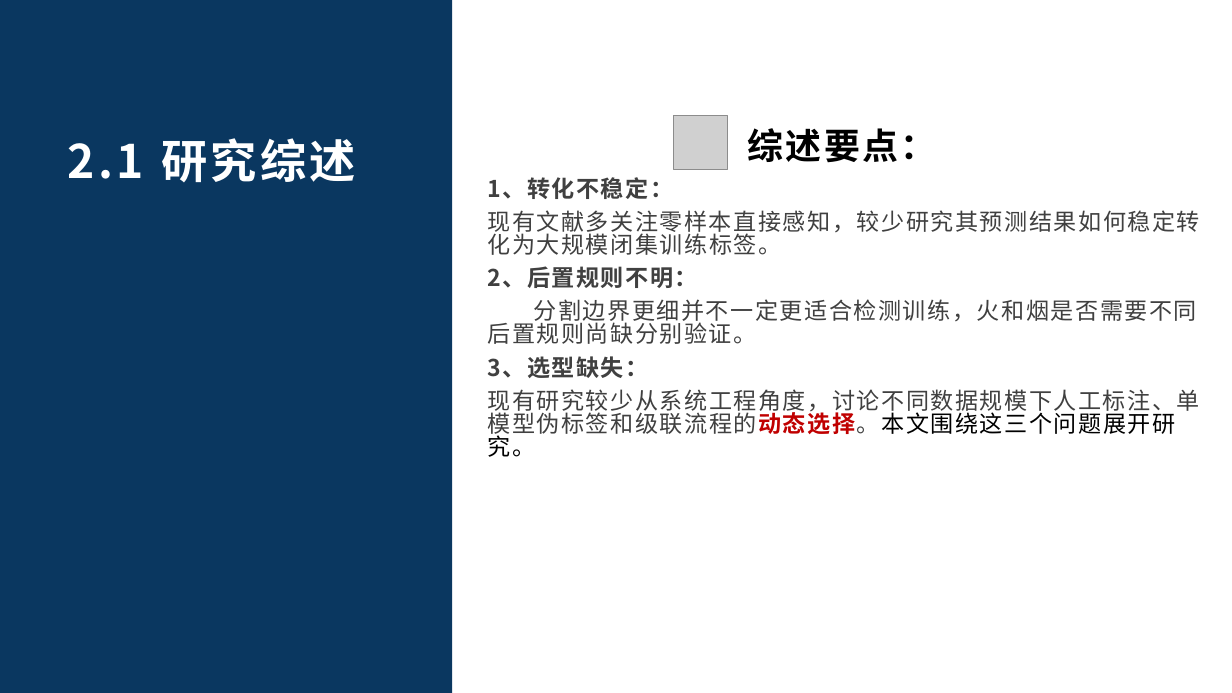
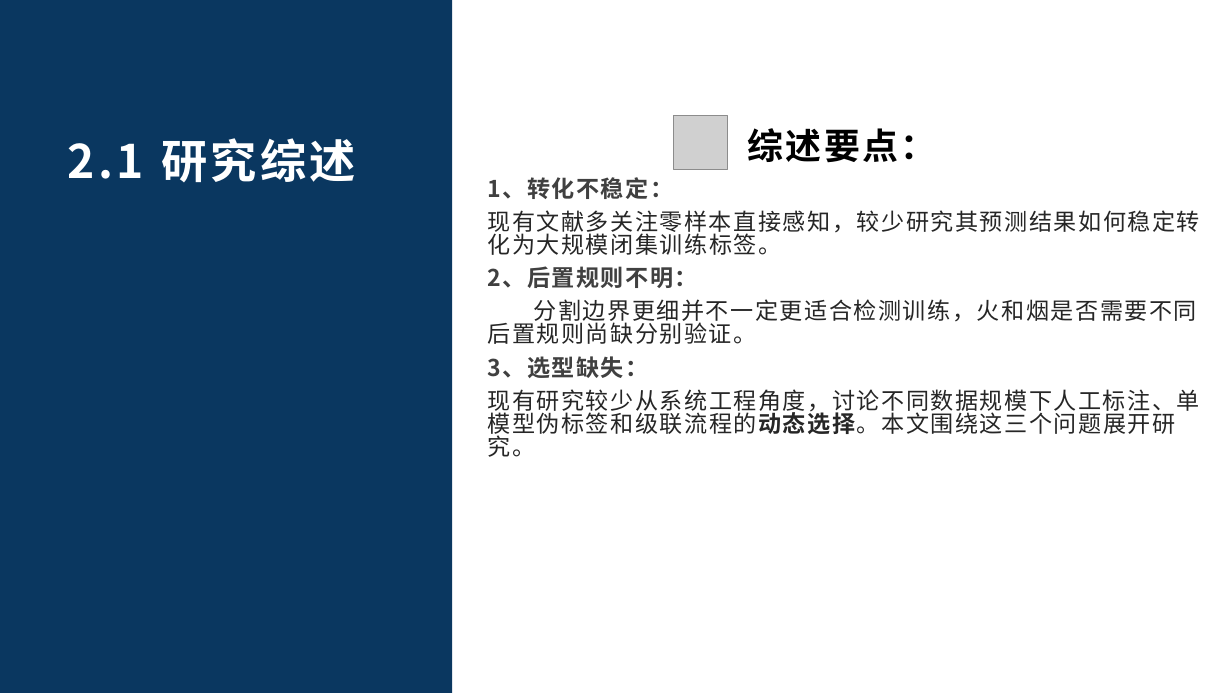
Before and after one commit to xiuli0923/paper, a slide deck: slide 8 of draft_v2.pptx. Drawn at 1232x693 pixels with LibreOffice and Linux fonts; fonts in the diff are those of the drawing; grey boxes stand for pictures; background and template pictures are left out. Boxes give left, top, right and bottom in pixels: in the first picture for what was removed or moved away, otherwise in the second. Text is boxed around its words. In the diff, an @@ line names an element or a change of style, - is before the commit and + after.

```diff
--- a/draft_v2.pptx
+++ b/draft_v2.pptx
@@ text at <box>487,210,1200,457</box>: text colour #404040 to #262626 in "现有文献多关注零样本直接感知，较少研究其预测结果如何稳定转化为大规模闭集训练标签。", "分割边界更细并不一定更适合检测训练，火和烟是否需要不同后置规则尚缺分别验证。", "现有研究较少从系统工程角度，讨论不同数据规模下人工标注、单模型伪标签和级联流程的动态选择。本文围绕这三个问题展开研究。"; text colour #C00000 to #262626, text colour #000000 to #262626 in "现有研究较少从系统工程角度，讨论不同数据规模下人工标注、单模型伪标签和级联流程的动态选择。本文围绕这三个问题展开研究。" @@
```
Also in this commit, not shown: 19 other slides changed, 1 slide added, 1 other file.
